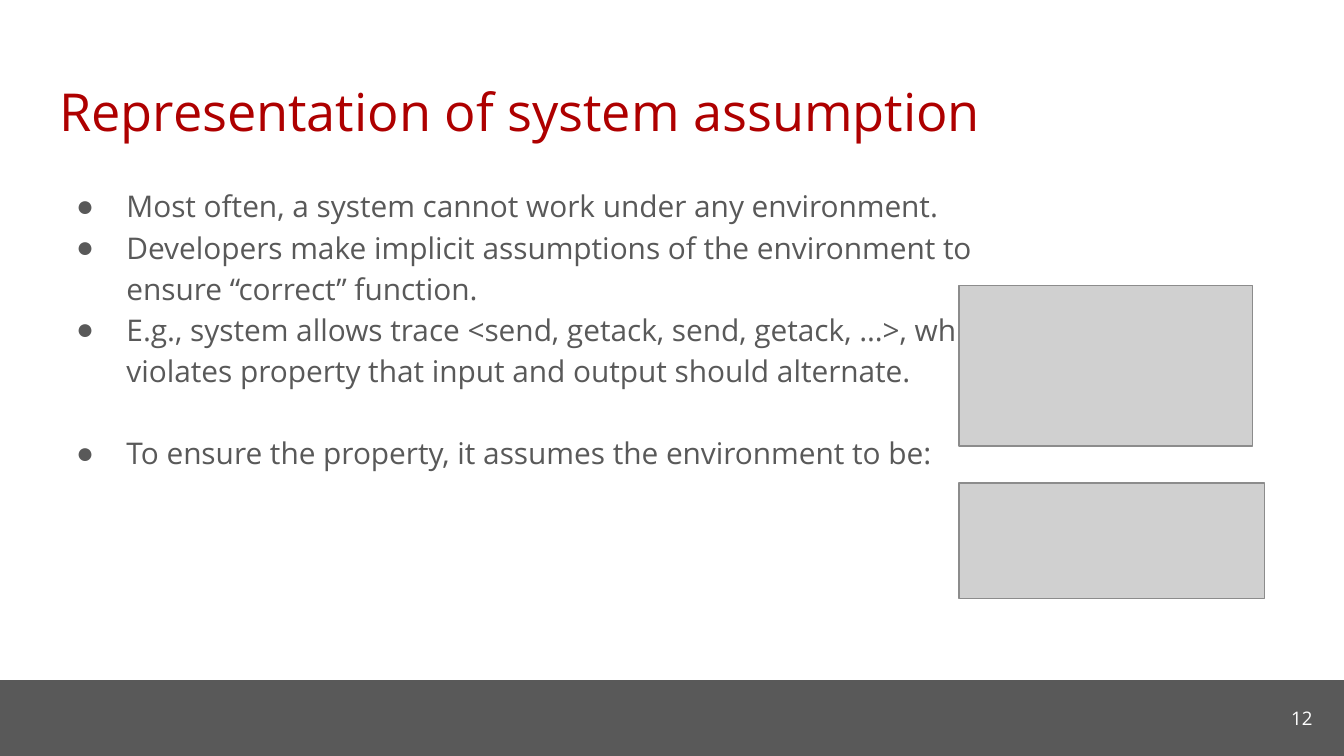
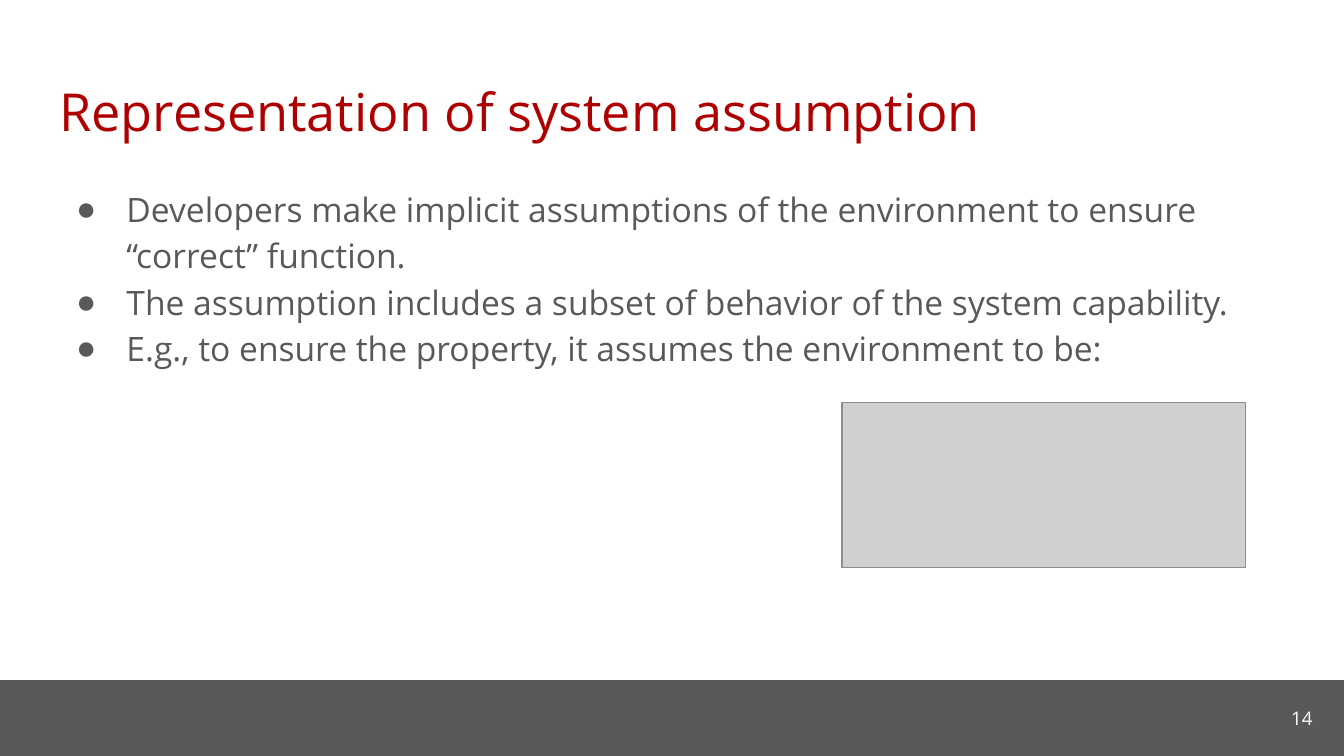
Before and after one commit to cmu-soda/Robustness, a slide deck: slide 14 of Robustness.pptx (slide 12 before the commit). Drawn at 1344x756 pixels with LibreOffice and Linux fonts; fonts in the diff are those of the drawing; grey boxes stand for pictures; background and template pictures are left out. Boxes give left, top, right and bottom in pixels: in the first picture for what was removed or moved away, otherwise in the second. Text is boxed around its words. In the diff, an @@ line names an element or a change of style, - is before the commit and + after.

Commit message:
Update slides

```diff
--- a/Robustness.pptx
+++ b/Robustness.pptx
@@ text at (126, 194, 938, 224): paragraph removed @@
-● Most often, a system cannot work under any environment.
@@ text at (126, 196, 1196, 269): size 16 to 18 pt in "Developers make implicit assumptions of the environment ..." @@
@@ text at (126, 289, 1228, 369): text changed; size 16 to 18 pt @@
-● E.g., system allows trace <send, getack, send, getack, …>, which violates property that input and output should alternate.
-● To ensure the property, it assumes the environment to be:
+● The assumption includes a subset of behavior of the system capability.
+● E.g., to ensure the property, it assumes the environment to be:
@@ picture removed at (960, 285, 1254, 445) @@
@@ picture: place and size @@
-picture at (960, 482, 1265, 598)
+picture at (843, 402, 1246, 567)
@@ page number at (1291, 711, 1312, 725): text changed @@
-12
+14
```
Also in this commit, not shown: 5 other slides changed, 3 slides added.
